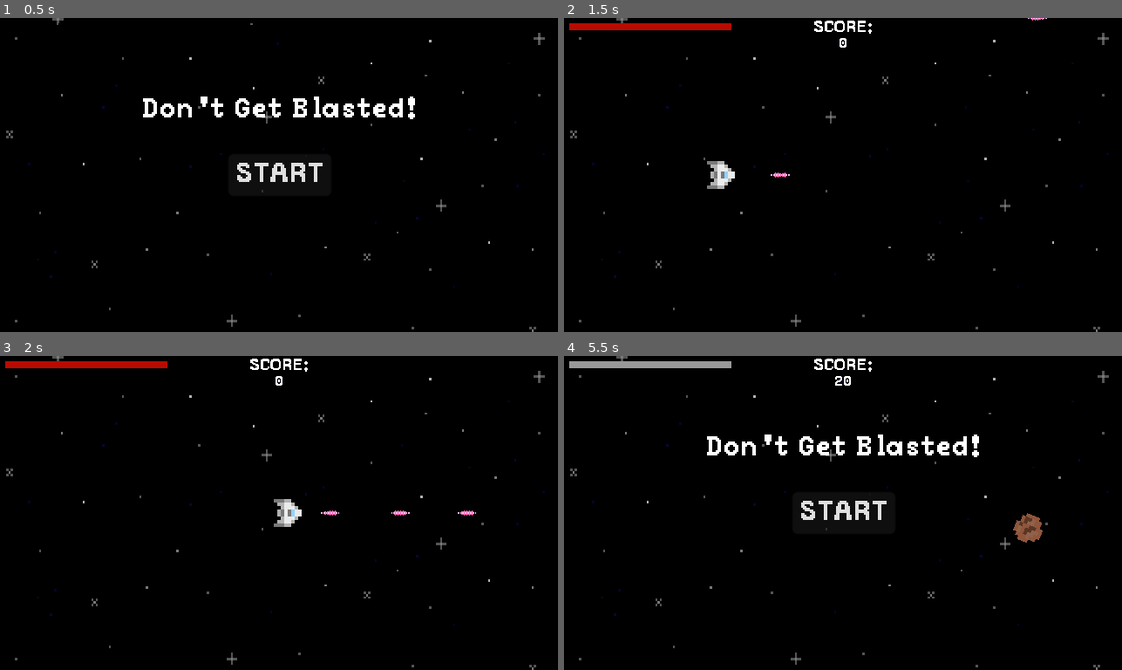
Above: before the commit, frames 1-4 (two rows, left to right).
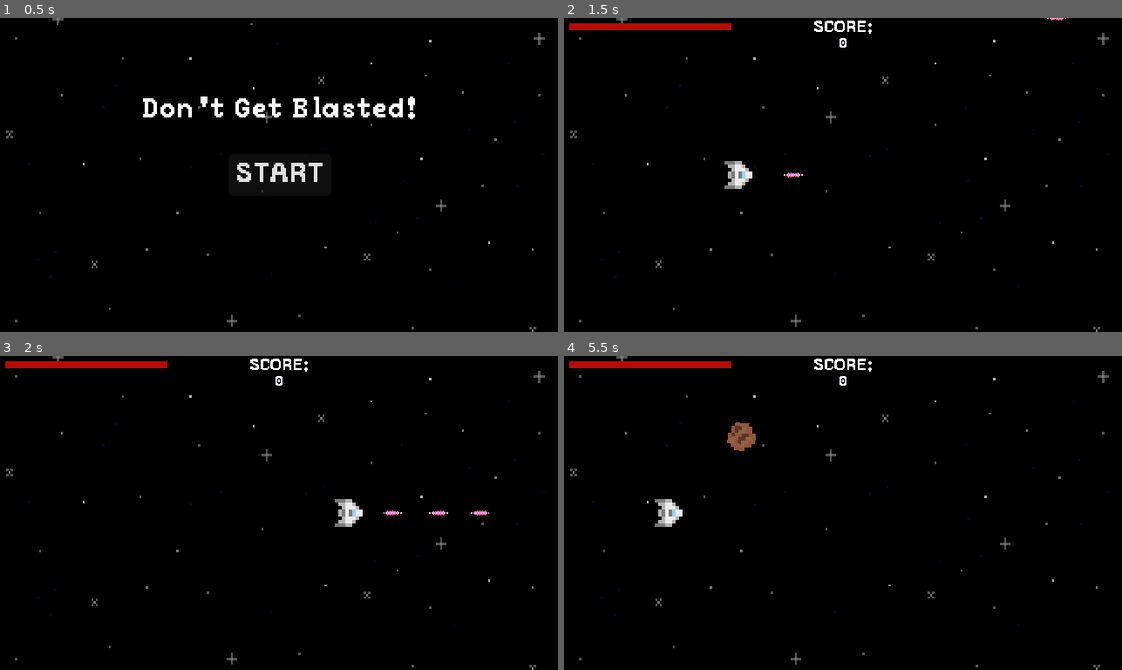
Above: after the commit, the same moments.

Repository: EwBax/dont-get-blasted
Game: Godot game, scene res://Scenes/main.tscn
Same seed, same stepped clock (60 frames per second), same inputs: the game is played once before the commit and once after it.
Inputs (mouse positions are in pixels of both pictures, inside the frame that each line leads up to):
- Up to frame 1 (0.5 s): no input
- Up to frame 2 (1.5 s): click "START" at 0.5 s; tap Enter at 1.25 s; move the mouse to (965, 159) at 1.27 s; press the mouse at (965, 159) at 1.28 s; hold D (move_right) from 1.28 s (still down)
- Up to frame 3 (2 s): keep holding D (move_right)
- Up to frame 4 (5.5 s): move the mouse to (731, 528) at 2.02 s; release D (move_right) at 2.03 s; release the mouse at (731, 528) at 2.03 s; hold S (move_down) 2.03-2.78 s; click (731, 528) at 2.1 s; move the mouse to (898, 443) at 2.77 s; press the mouse at (898, 443) at 2.78 s; hold D (move_right) 2.78-3.53 s; move the mouse to (815, 575) at 3.52 s; release the mouse at (815, 575) at 3.53 s; hold W (move_up) 3.53-4.28 s; click (815, 575) at 3.6 s; move the mouse to (1010, 560) at 4.27 s; press the mouse at (1010, 560) at 4.28 s; hold A (move_left) 4.28-5 s; release the mouse at (1010, 560) at 5 s; click (843, 513) at 5 s, where only the run after the commit has a clickable "START"

Frame 1 is identical in both runs. In frame 2, 0.7% of the frame differs, in the area x 25-90%, y 0-55%; in frame 3, 0.8%; in frame 4, 3.2%, in the area x 0-86%, y 1-60%.

Commit message:
Change Player root node to CharacterBody2D from Area2D (#1)
* Refactored player to use CharacterBody2D instead of Area2D

* Fixed hit detection

* Remove unused variable

Diff:
--- a/Scenes/asteroid.tscn
+++ b/Scenes/asteroid.tscn
@@ -15,12 +15,13 @@
 }]
 
 [sub_resource type="CapsuleShape2D" id="CapsuleShape2D_e7skc"]
-radius = 7.0
-height = 18.0
+radius = 8.0
+height = 16.0
 
 [node name="Asteroid" type="RigidBody2D"]
 collision_mask = 2
 gravity_scale = 0.0
+continuous_cd = 1
 max_contacts_reported = 1
 contact_monitor = true
 script = ExtResource("1_liw46")
--- a/Scenes/enemy_ship.tscn
+++ b/Scenes/enemy_ship.tscn
@@ -42,14 +42,17 @@
 "speed": 5.0
 }]
 
-[node name="EnemyShip" type="RigidBody2D"]
+[node name="CharacterBody2D" type="CharacterBody2D"]
 script = ExtResource("1_o7dvd")
 
 [node name="AnimatedSprite2D" type="AnimatedSprite2D" parent="."]
-sprite_frames = SubResource("SpriteFrames_o58n6")
+sprite_frames = SubResource("SpriteFrames_n60a5")
 animation = &"fly"
 
 [node name="CollisionPolygon2D" type="CollisionPolygon2D" parent="."]
 polygon = PackedVector2Array(1, -4, 1, 0, -1, 0, -1, -4, -2, -4, -4, 0, -4, 2, -2, 4, 2, 4, 4, 2, 4, 0, 2, -4)
 
 [node name="TargetPosition" type="Node2D" parent="."]
+
+[node name="MoveTimer" type="Timer" parent="."]
+wait_time = 3.0
--- a/Scenes/main.tscn
+++ b/Scenes/main.tscn
@@ -1,12 +1,11 @@
-[gd_scene load_steps=9 format=3 uid="uid://uqx0lbd1tol0"]
+[gd_scene load_steps=8 format=3 uid="uid://uqx0lbd1tol0"]
 
 [ext_resource type="Script" path="res://Scripts/main.gd" id="1_loid2"]
-[ext_resource type="PackedScene" uid="uid://ch7bcjdjbowcc" path="res://Scenes/player.tscn" id="1_upeko"]
 [ext_resource type="PackedScene" uid="uid://cjab500uch653" path="res://Scenes/asteroid.tscn" id="2_hi5e8"]
 [ext_resource type="Texture2D" uid="uid://b3ovctoeid0y3" path="res://Art/SpaceShooterAssetPack_BackGrounds.png" id="2_x3lo2"]
 [ext_resource type="PackedScene" uid="uid://bbe8ttq8fb63r" path="res://Scenes/hud.tscn" id="4_6dph7"]
 [ext_resource type="PackedScene" uid="uid://yi1se5lsk0wk" path="res://Scenes/menu.tscn" id="4_o4klt"]
-[ext_resource type="PackedScene" uid="uid://1t8wqnhxx8sf" path="res://Scenes/laser_bolt.tscn" id="5_10j4g"]
+[ext_resource type="PackedScene" uid="uid://ch7bcjdjbowcc" path="res://Scenes/player.tscn" id="6_auipc"]
 
 [sub_resource type="Curve2D" id="Curve2D_qivxg"]
 _data = {
@@ -36,8 +35,7 @@
 
 [node name="HUD" parent="." instance=ExtResource("4_6dph7")]
 
-[node name="Player" parent="." instance=ExtResource("1_upeko")]
-laser_bolt_scene = ExtResource("5_10j4g")
+[node name="Player" parent="." groups=["friendly"] instance=ExtResource("6_auipc")]
 
 [node name="AsteroidSpawnPath" type="Path2D" parent="."]
 curve = SubResource("Curve2D_qivxg")
--- a/Scenes/player.tscn
+++ b/Scenes/player.tscn
@@ -1,21 +1,22 @@
-[gd_scene load_steps=7 format=3 uid="uid://ch7bcjdjbowcc"]
+[gd_scene load_steps=8 format=3 uid="uid://ch7bcjdjbowcc"]
 
-[ext_resource type="Script" path="res://Scripts/player.gd" id="1_15aep"]
-[ext_resource type="Texture2D" uid="uid://ba8hkjsw5bdyw" path="res://Art/SpaceShooterAssetPack_Ships.png" id="1_vrq5j"]
+[ext_resource type="Texture2D" uid="uid://ba8hkjsw5bdyw" path="res://Art/SpaceShooterAssetPack_Ships.png" id="1_0ett5"]
+[ext_resource type="Script" path="res://Scripts/player.gd" id="1_vfg5i"]
+[ext_resource type="PackedScene" uid="uid://1t8wqnhxx8sf" path="res://Scenes/laser_bolt.tscn" id="2_0nmux"]
 
 [sub_resource type="AtlasTexture" id="AtlasTexture_il6bw"]
-atlas = ExtResource("1_vrq5j")
+atlas = ExtResource("1_0ett5")
 region = Rect2(0, 0, 8, 8)
 
 [sub_resource type="AtlasTexture" id="AtlasTexture_t3aj8"]
-atlas = ExtResource("1_vrq5j")
+atlas = ExtResource("1_0ett5")
 region = Rect2(16, 0, 8, 8)
 
 [sub_resource type="AtlasTexture" id="AtlasTexture_qtgdn"]
-atlas = ExtResource("1_vrq5j")
+atlas = ExtResource("1_0ett5")
 region = Rect2(8, 0, 8, 8)
 
-[sub_resource type="SpriteFrames" id="SpriteFrames_3ke1h"]
+[sub_resource type="SpriteFrames" id="SpriteFrames_3d1n3"]
 animations = [{
 "frames": [{
 "duration": 1.0,
@@ -42,21 +43,26 @@
 "speed": 1.0
 }]
 
-[node name="Player" type="Area2D" groups=["friendly"]]
+[node name="Player" type="CharacterBody2D"]
 collision_layer = 2
-script = ExtResource("1_15aep")
-speed = 150
-metadata/_edit_group_ = true
+script = ExtResource("1_vfg5i")
+laser_bolt_scene = ExtResource("2_0nmux")
+
+[node name="CollisionPolygon2D" type="CollisionPolygon2D" parent="."]
+position = Vector2(4.17233e-07, 4.17233e-07)
+polygon = PackedVector2Array(-6, -6, 1, -6, 6, -4.17233e-07, 2, 6, -6, 6)
+
+[node name="Area2D" type="Area2D" parent="."]
+
+[node name="CollisionPolygon2D" type="CollisionPolygon2D" parent="Area2D"]
+position = Vector2(4.17233e-07, 4.17233e-07)
+polygon = PackedVector2Array(-8, -8, 2, -8, 8, -2, 8, 2, 2, 8, -8, 8)
 
 [node name="AnimatedSprite2D" type="AnimatedSprite2D" parent="."]
 rotation = 1.5708
 scale = Vector2(2, 2)
-sprite_frames = SubResource("SpriteFrames_3ke1h")
+sprite_frames = SubResource("SpriteFrames_3d1n3")
 animation = &"fly"
-
-[node name="CollisionPolygon2D" type="CollisionPolygon2D" parent="."]
-position = Vector2(4.17233e-07, 4.17233e-07)
-polygon = PackedVector2Array(-8, -8, 2, -8, 8, -2, 8, 2, 2, 8, -8, 8)
 
 [node name="ProjectileFirePosition" type="Node2D" parent="."]
 position = Vector2(12, 0)
@@ -65,4 +71,4 @@
 wait_time = 0.25
 one_shot = true
 
-[connection signal="body_entered" from="." to="." method="_on_body_entered"]
+[connection signal="body_entered" from="Area2D" to="." method="_on_body_entered"]
--- a/Scripts/asteroid.gd
+++ b/Scripts/asteroid.gd
@@ -9,6 +9,8 @@
 
 
 func _on_body_entered(body):
+	if body.has_method("hit"):
+		body.hit(self)
 	if body.is_in_group("friendly"):
 		get_tree().call_group("score_tracker", "add_points", point_value)
 	destroy()
--- a/Scripts/enemy_ship.gd
+++ b/Scripts/enemy_ship.gd
@@ -1,19 +1,27 @@
 extends RigidBody2D
 
 
-@export var max_move_distance = 50
+@export var max_move_distance = 40
+@export var min_move_distance = 10
+@export var speed = 50
 @export var point_value = 15
 @export var hit_point_maximum = 2
 var hit_points = hit_point_maximum
 var screen_size
 # the farthest left on the screen that the enemy will go
 var x_min
+var target_position
 
 func _ready():
 	# getting the screen size for player bounds
 	screen_size = get_viewport_rect().size
 	# limiting enemy to rightmost third of screen
 	x_min = screen_size.x * .67
+
+
+func _process(delta):
+	pass
+
 
 func _on_body_entered(body):
 	if body.is_in_group("friendly"):
@@ -25,4 +33,23 @@
 
 
 # picks a random direction to move in, making sure not to go off screen
-func random_direction():
+func get_random_position():
+
+	var position = Vector2(-1, -1)
+
+	# Picking a random target distance
+	while target_position.x < x_min || target_position.x > screen_size.x || target_position.y < 0 || target_position.y > screen_size.y:
+		target_position = Vector2(randi_range(min_move_distance, max_move_distance + 1), 0)
+		# rotating the position randomly
+		target_position = target_position.rotated(randf() * 2 * PI)
+
+	return position
+
+
+func move_to_position(position):
+	target_position = position
+
+
+func destroy():
+	hide()
+	queue_free()
--- a/Scripts/player.gd
+++ b/Scripts/player.gd
@@ -1,6 +1,5 @@
-extends Area2D
+extends CharacterBody2D
 
-signal hit()
 signal game_over()
 signal hp_updated(hit_points)
 
@@ -24,10 +23,14 @@
 	hp_updated.emit(hit_points)
 	position = pos
 	show()
-	$CollisionPolygon2D.disabled = false
 
 
 func _process(delta):
+	if Input.is_action_pressed("primary_fire") and $LaserFireRate.is_stopped():
+		fire_laser()
+
+
+func _physics_process(delta):
 	# the player's velocity
 	var velocity = Vector2.ZERO
 
@@ -40,8 +43,7 @@
 		velocity.x += 1
 	if Input.is_action_pressed("move_left"):
 		velocity.x -= 1
-	if Input.is_action_pressed("primary_fire") and $LaserFireRate.is_stopped():
-		fire_laser()
+
 
 	# checking what animation to play
 	if velocity.y < 0:
@@ -55,24 +57,19 @@
 		velocity = velocity.normalized() * speed
 
 	#updating the player's position on screen
-	position += velocity * delta
+	move_and_collide(velocity * delta)
+
 	position = position.clamp(Vector2.ZERO, screen_size)
 
 
 # player hit by enemy or object
 func _on_body_entered(body):
 
-	if body.has_method("_on_body_entered"):
-		body._on_body_entered(self)
-
 	hit_points -= 1
-	hit.emit()
 	hp_updated.emit(hit_points)
 	if hit_points <= 0:
 		game_over.emit()
 		hide()
-		#Must be deferred as we can't change physics properties on a physics callback.
-		$CollisionPolygon2D.set_deferred("disabled", true)
 
 
 func fire_laser():
Not shown: 1 places in Scenes/enemy_ship.tscn that only renumber resources
